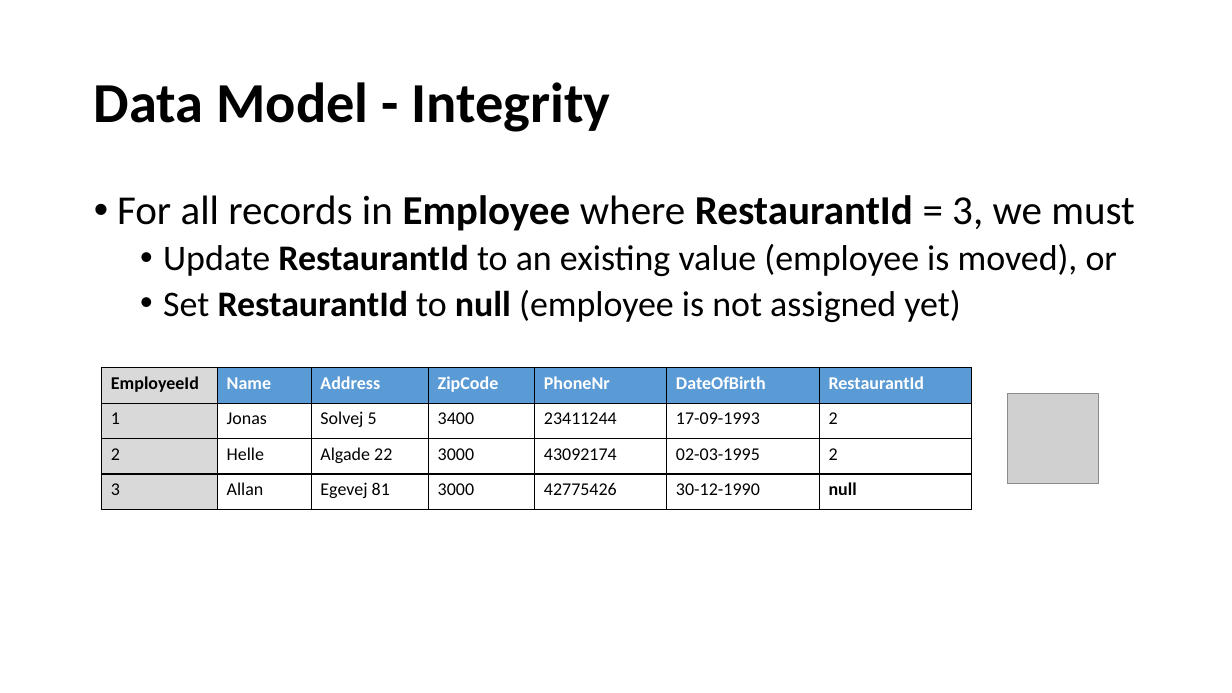
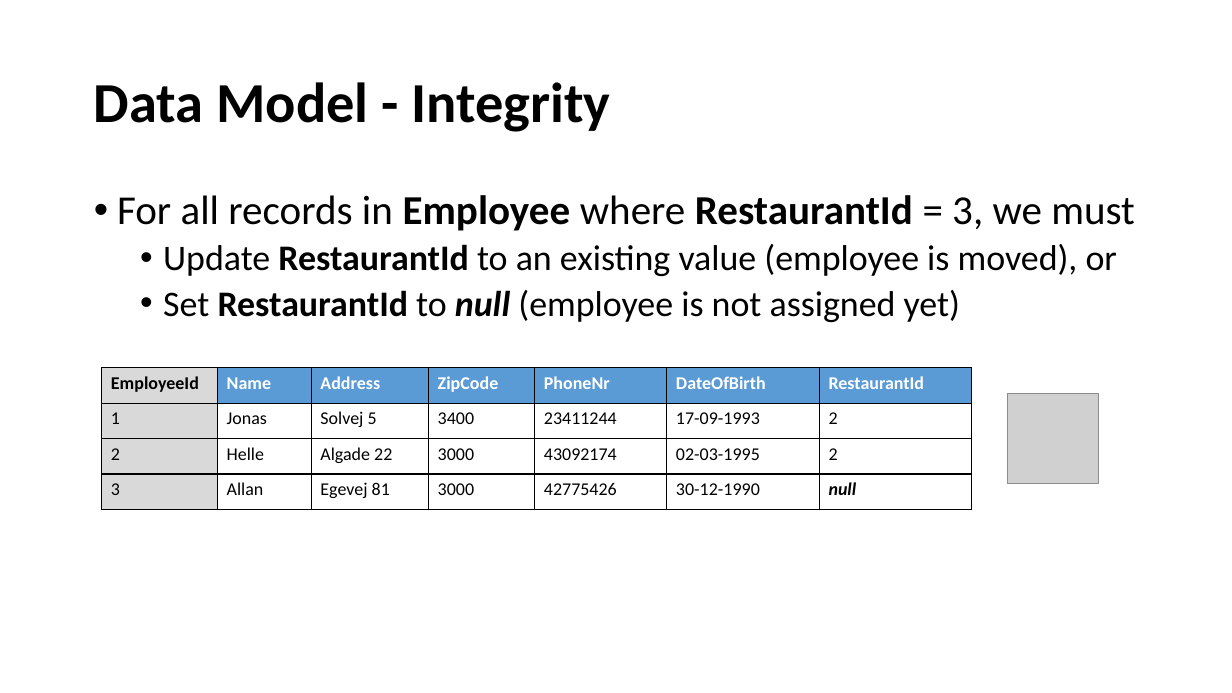
Before and after one commit to perl-easj/OOProg, a slide deck: slide 44 of Chap/DB/Presentations/DBRelationalModel.pptx. Drawn at 1232x693 pixels with LibreOffice and Linux fonts; fonts in the diff are those of the drawing; grey boxes stand for pictures. Boxes give left, top, right and bottom in pixels: in the first picture for what was removed or moved away, otherwise in the second. Text is boxed around its words. In the diff, an @@ line names an element or a change of style, - is before the commit and + after.

```diff
--- a/Chap/DB/Presentations/DBRelationalModel.pptx
+++ b/Chap/DB/Presentations/DBRelationalModel.pptx
@@ text at [163,290,960,322]: italic on in "null" @@
```
Also in this commit, not shown: 5 other slides changed, 16 other files.
